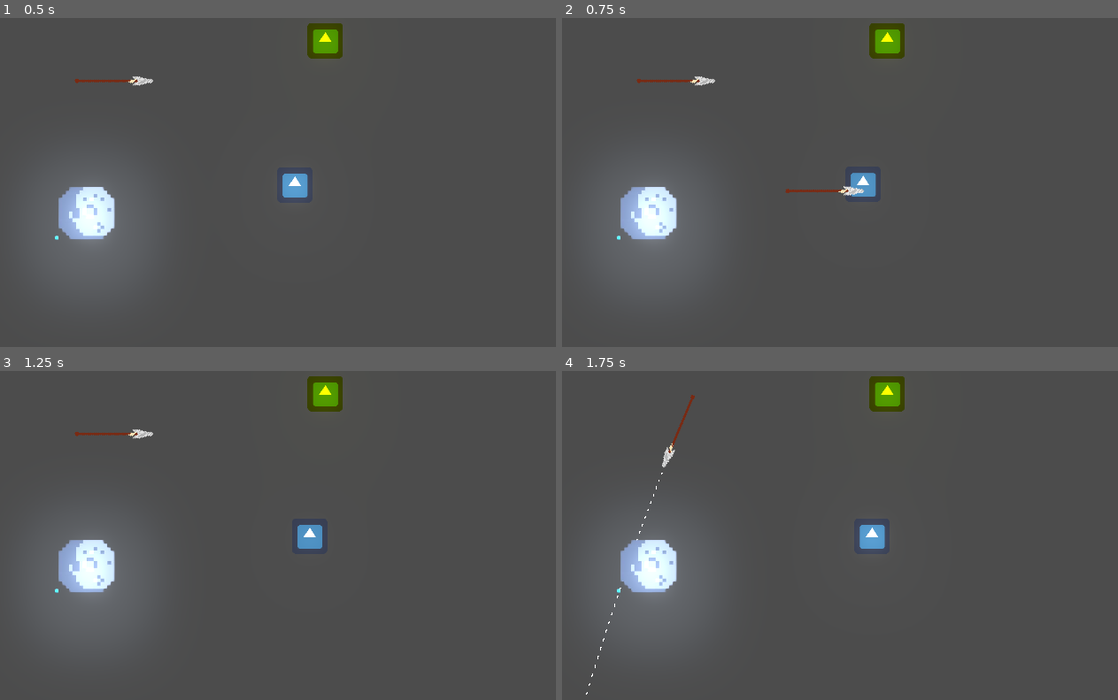
Above: before the commit, frames 1-4 (two rows, left to right).
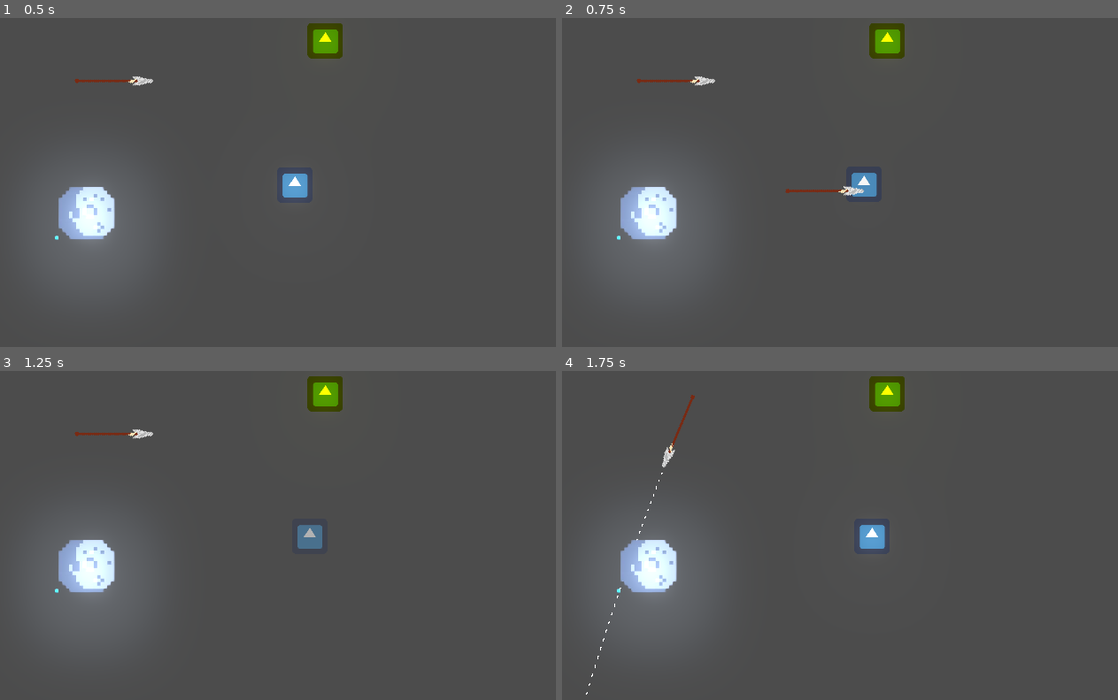
Above: after the commit, the same moments.

Repository: gjpp-go-dot/naia-game
Game: Godot game, scene res://scenes/Workspace.tscn
Two runs of this game, one before a commit and one after it. Both use one fixed random seed, a clock stepped at 60 frames per second and the inputs below. This scene is started directly instead of the project's main scene. The engine's default icon, where the game draws it, is replaced by a stand-in: a white triangle on a blue panel in a dark square.
Inputs (mouse positions are in pixels of both pictures, inside the frame that each line leads up to):
- Up to frame 1 (0.5 s): no input
- Up to frame 2 (0.75 s): tap Enter (ui_accept) at 0.5 s; move the mouse to (917, 172) at 0.52 s; hold Right (ui_right) from 0.53 s (still down); tap Space (attack_melee) at 0.6 s
- Up to frame 3 (1.25 s): keep holding Right (ui_right); tap Enter (ui_accept) at 0.77 s
- Up to frame 4 (1.75 s): keep holding Right (ui_right); move the mouse to (623, 565) at 1.27 s; right-click (623, 565) at 1.35 s; tap Enter (ui_accept) at 1.52 s

Frame 1 is identical in both runs. In frame 2, less than 0.1% of the frame differs, in the area x 51-57%, y 47-55%; in frame 3, 0.3%, in the area x 53-58%, y 46-55%; in frame 4, less than 0.1%.

Commit message:
Revertendo mudanças de colisões para a lança

Diff:
--- a/scenes/objects/Spear.tscn
+++ b/scenes/objects/Spear.tscn
@@ -10,9 +10,8 @@
 [sub_resource type="ShaderMaterial" id=2]
 shader = ExtResource( 2 )
 
-[sub_resource type="CapsuleShape2D" id=3]
-radius = 6.90389
-height = 22.1523
+[sub_resource type="RectangleShape2D" id=3]
+extents = Vector2( 7.99963, 19.0087 )
 
 [node name="Spear" type="RigidBody2D"]
 mass = 0.816326
@@ -37,8 +36,8 @@
 [node name="Area2D" type="Area2D" parent="."]
 
 [node name="CollisionShape2D" type="CollisionShape2D" parent="Area2D"]
-position = Vector2( 48, -1.13687e-13 )
-rotation = 1.58038
+position = Vector2( 49, 0 )
+rotation = 1.5708
 shape = SubResource( 3 )
 
 [connection signal="body_entered" from="." to="." method="_on_Spear_body_entered"]
